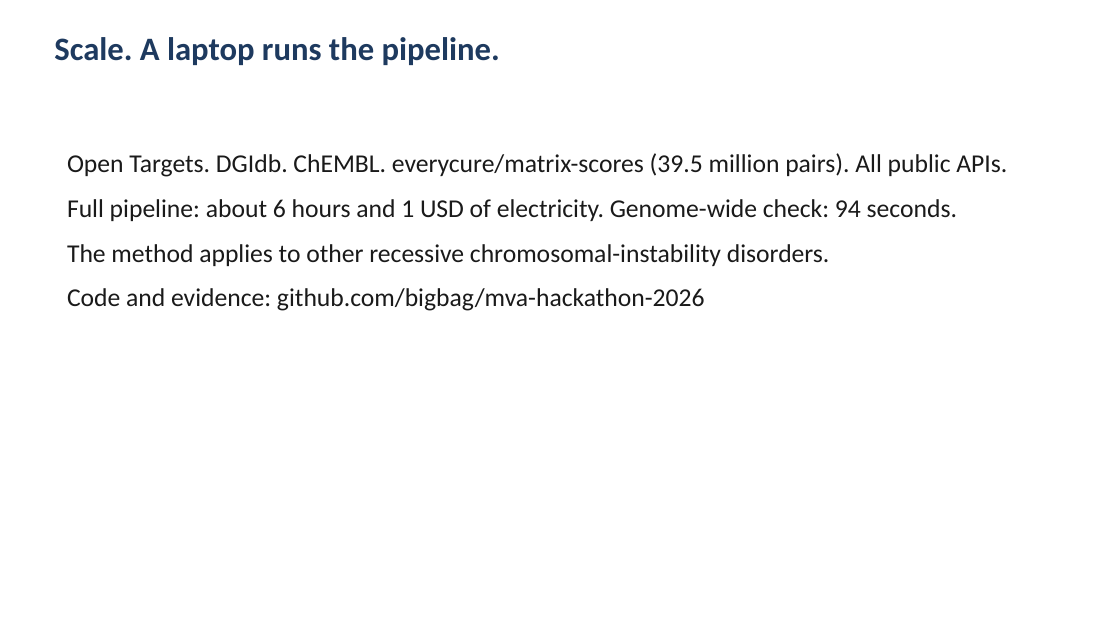
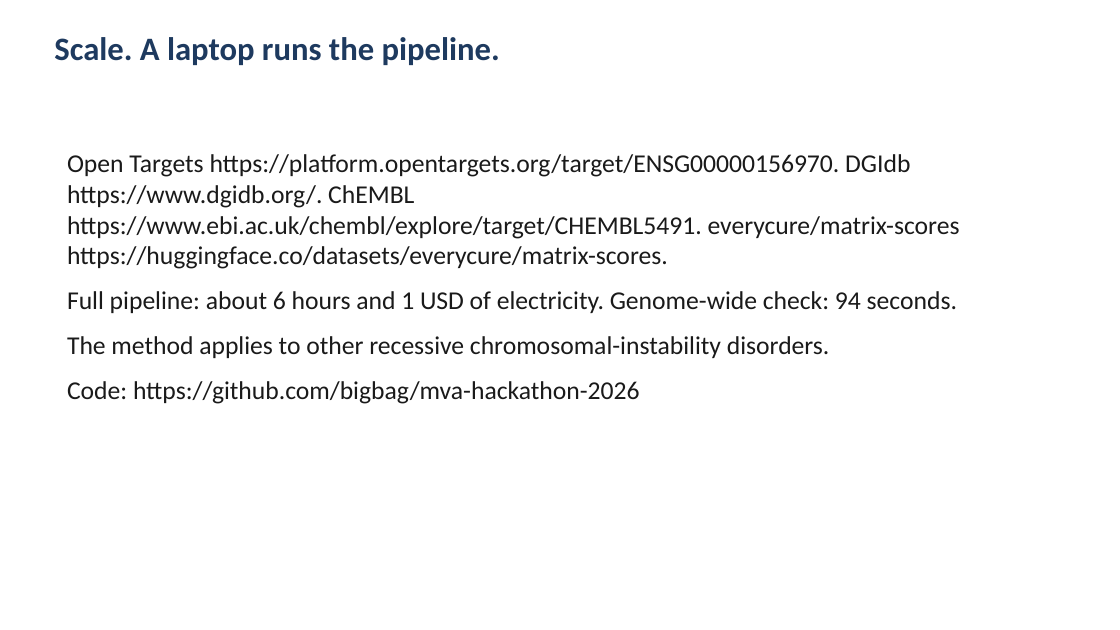
Before and after one commit to bigbag/mva-hackathon-2026, a slide deck: slide 10 of track2/slides/pitch_deck.pptx. Drawn at 1120x630 pixels with LibreOffice and Linux fonts; fonts in the diff are those of the drawing. Boxes give left, top, right and bottom in pixels: in the first picture for what was removed or moved away, otherwise in the second. Text is boxed around its words. In the diff, an @@ line names an element or a change of style, - is before the commit and + after.

Commit message:
Link every work name to its verified record
EXIST-1, RepoDB, Reactome, VEP, Exomiser, AlphaMissense, and SpliceAI
now carry the same URL as the Works Cited entry they point to.

```diff
--- a/track2/slides/pitch_deck.pptx
+++ b/track2/slides/pitch_deck.pptx
@@ text at bbox=[67, 154, 960, 269]: text changed @@
-Open Targets. DGIdb. ChEMBL. everycure/matrix-scores (39.5 million pairs). All public APIs.
+Open Targets https://platform.opentargets.org/target/ENSG00000156970. DGIdb https://www.dgidb.org/. ChEMBL https://www.ebi.ac.uk/chembl/explore/target/CHEMBL5491. everycure/matrix-scores https://huggingface.co/datasets/everycure/matrix-scores.
@@ text at bbox=[67, 381, 640, 404]: text changed @@
-Code and evidence: github.com/bigbag/mva-hackathon-2026
+Code: https://github.com/bigbag/mva-hackathon-2026
```
Also in this commit, not shown: 3 other slides changed, 8 other files.
